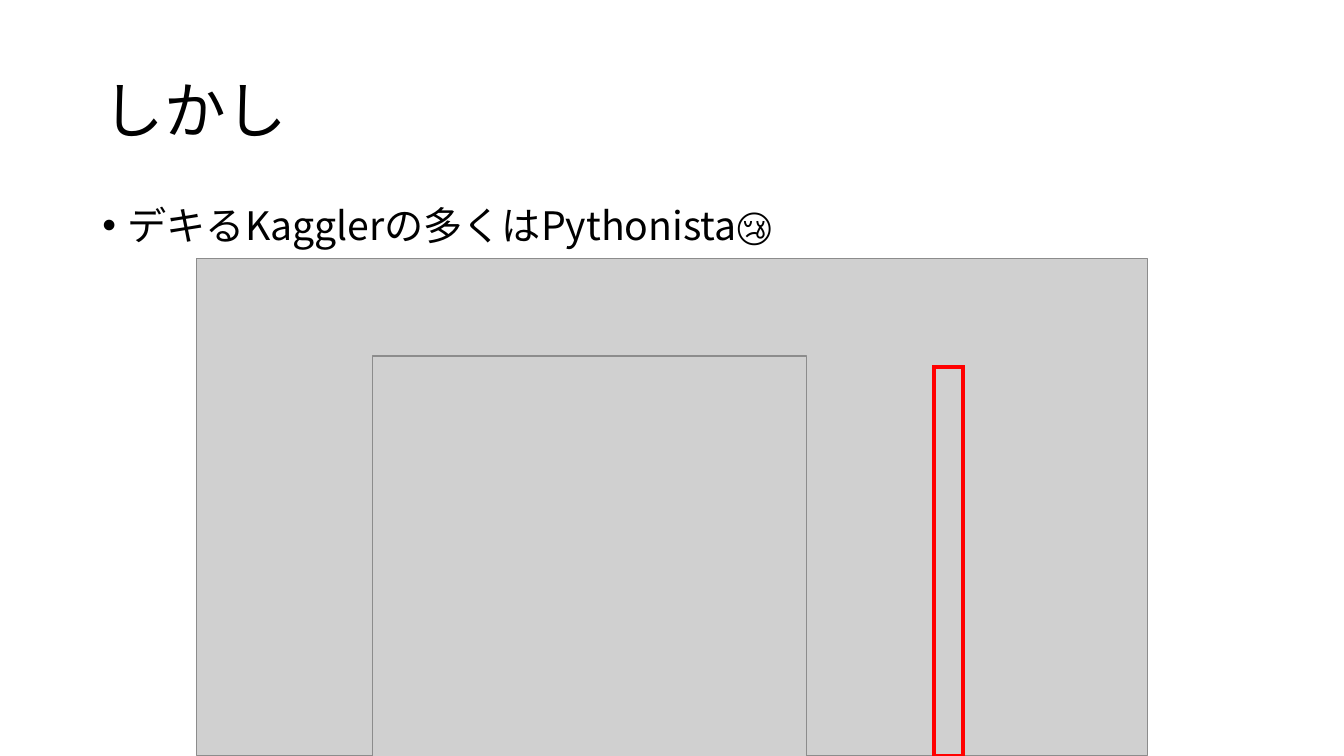
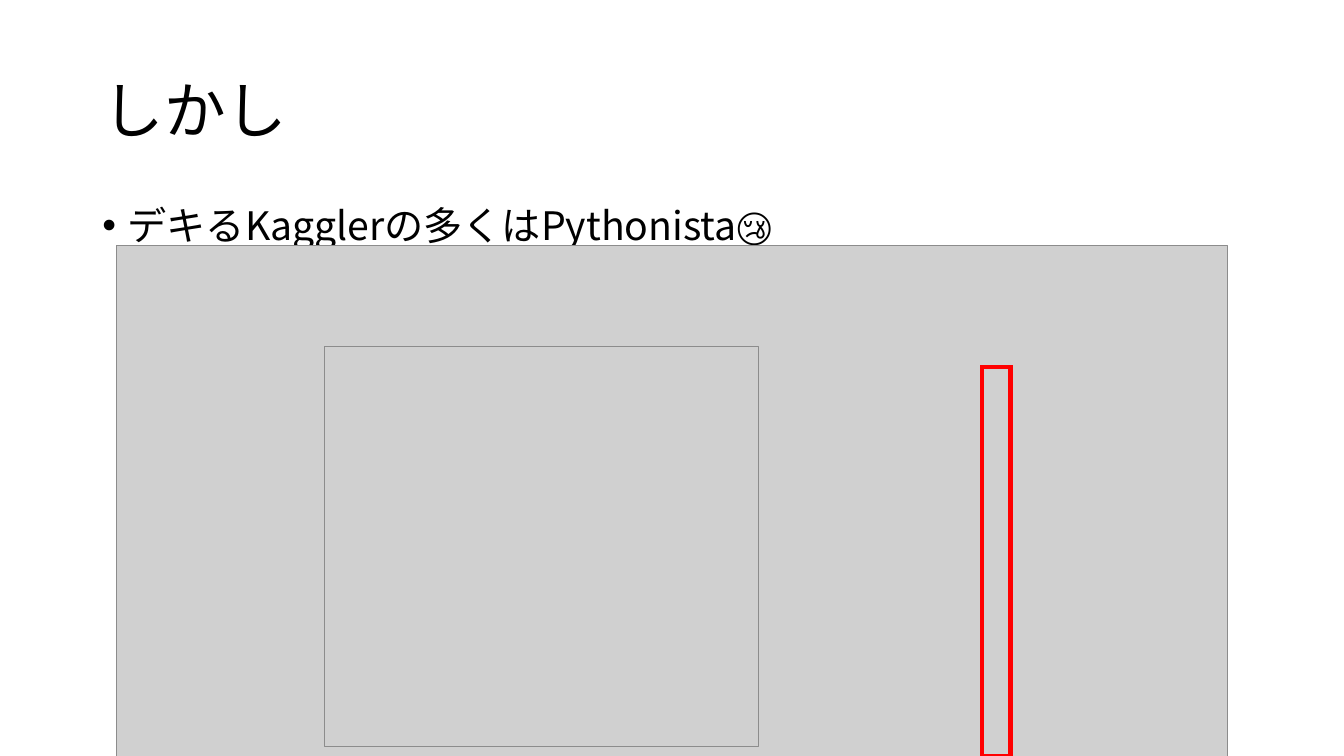
Before and after one commit to 8-u8/Kaggle, a slide deck: slide 6 of Santander/output/caretパッケージを使ったXGBoostのformula型.pptx. Drawn at 1344x756 pixels with LibreOffice and Linux fonts; fonts in the diff are those of the drawing; grey boxes stand for pictures. Boxes give left, top, right and bottom in pixels: in the first picture for what was removed or moved away, otherwise in the second. Text is boxed around its words. In the diff, an @@ line names an element or a change of style, - is before the commit and + after.

```diff
--- a/Santander/output/caretパッケージを使ったXGBoostのformula型.pptx
+++ b/Santander/output/caretパッケージを使ったXGBoostのformula型.pptx
@@ picture: place and size @@
-picture at <box>197,258,1147,756</box>
+picture at <box>117,245,1228,756</box>
@@ picture: place and size @@
-picture at <box>373,356,807,756</box>
+picture at <box>325,346,758,746</box>
@@ rectangle: place and size @@
-rectangle at <box>935,367,963,756</box>
+rectangle at <box>982,367,1010,756</box>
```
Also in this commit, not shown: 7 other slides changed, 8 slides added, 1 slide removed, 3 other files.
